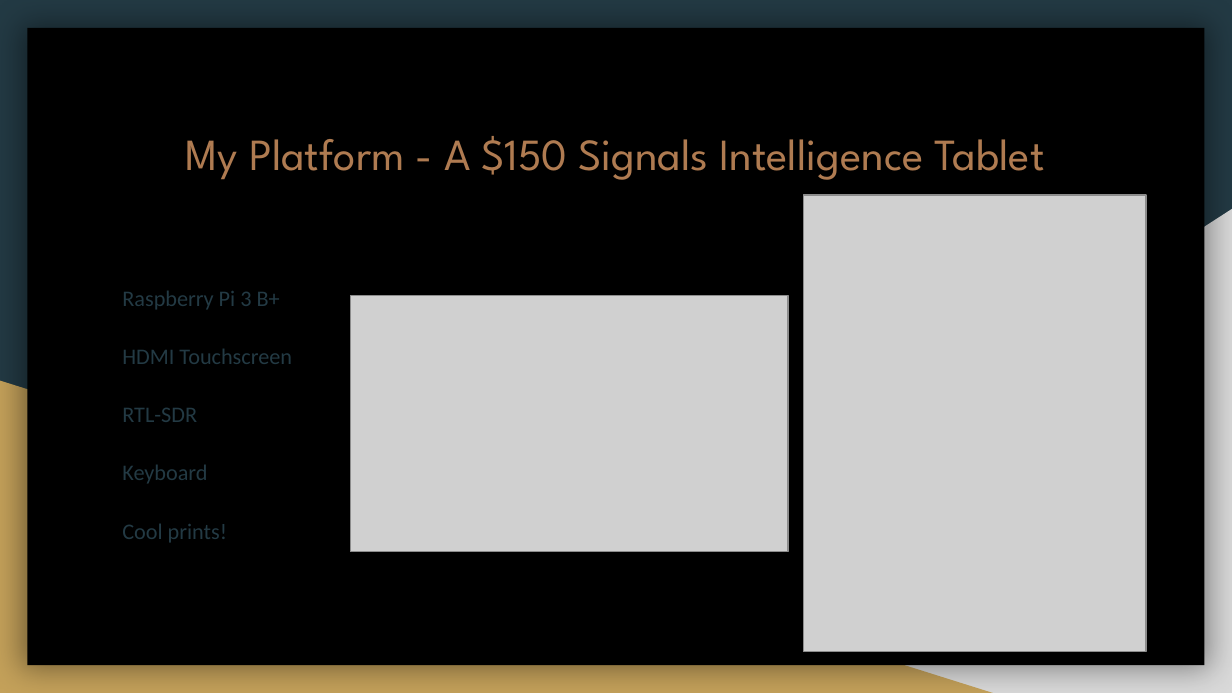
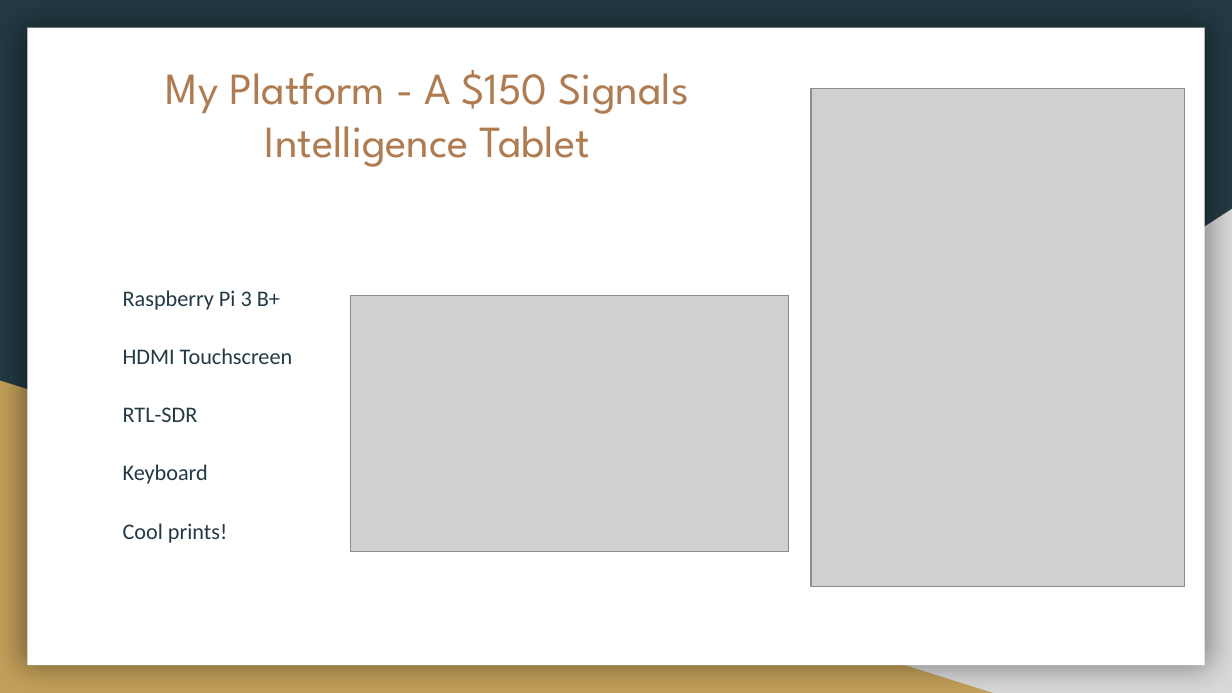
Before and after one commit to backwardn/siginttablet, a slide deck: slide 11 of CircleCityCon 2019/RadioInstigator CCC version.pptx (slide 13 before the commit). Drawn at 1232x693 pixels with LibreOffice and Linux fonts; fonts in the diff are those of the drawing; grey boxes stand for pictures. Boxes give left, top, right and bottom in pixels: in the first picture for what was removed or moved away, otherwise in the second. Text is boxed around its words. In the diff, an @@ line names an element or a change of style, - is before the commit and + after.

```diff
--- a/CircleCityCon 2019/RadioInstigator CCC version.pptx
+++ b/CircleCityCon 2019/RadioInstigator CCC version.pptx
@@ rectangle at (27,28,1205,665): fill #000000 to #FFFFFF @@
@@ title "My Platform - A $150 ..." rewrapped from (186,136,1045,180) to (166,70,689,167) @@
@@ picture: place and size @@
-picture at (803,195,1146,652)
+picture at (811,89,1184,586)
```
Also in this commit, not shown: 14 other slides changed, 16 slides added, 5 slides removed, 17 other files.
